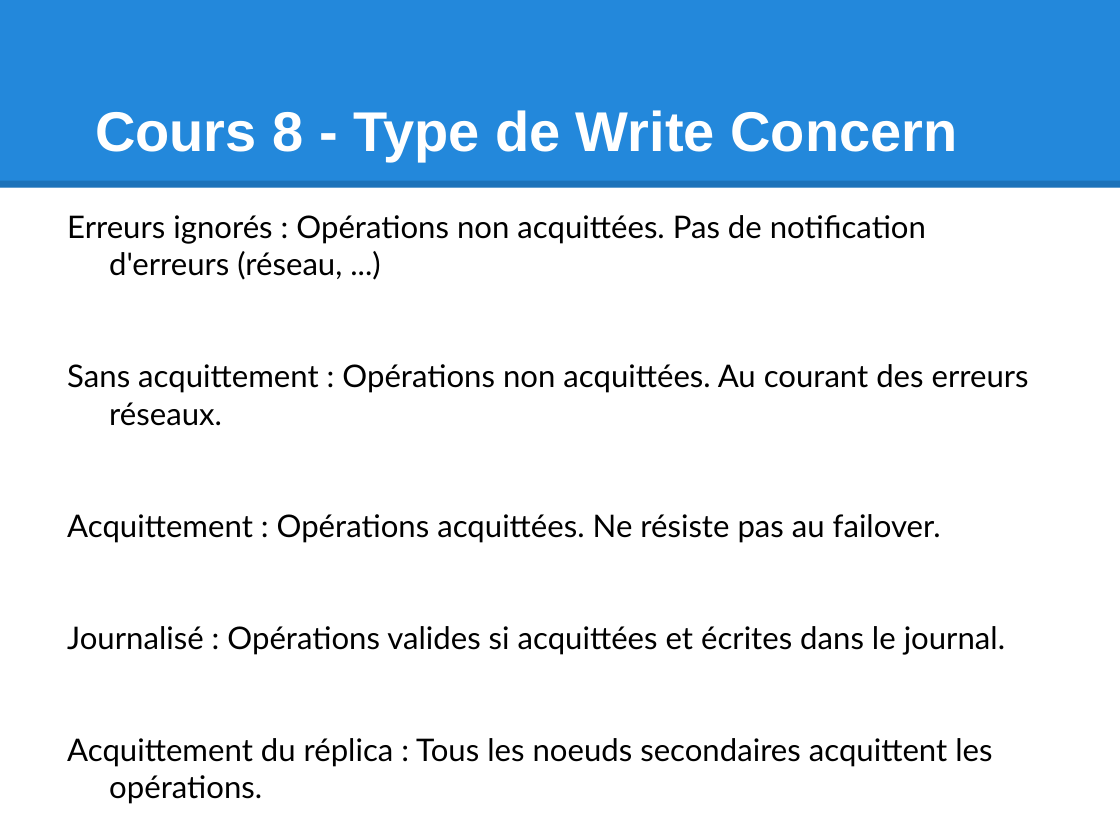
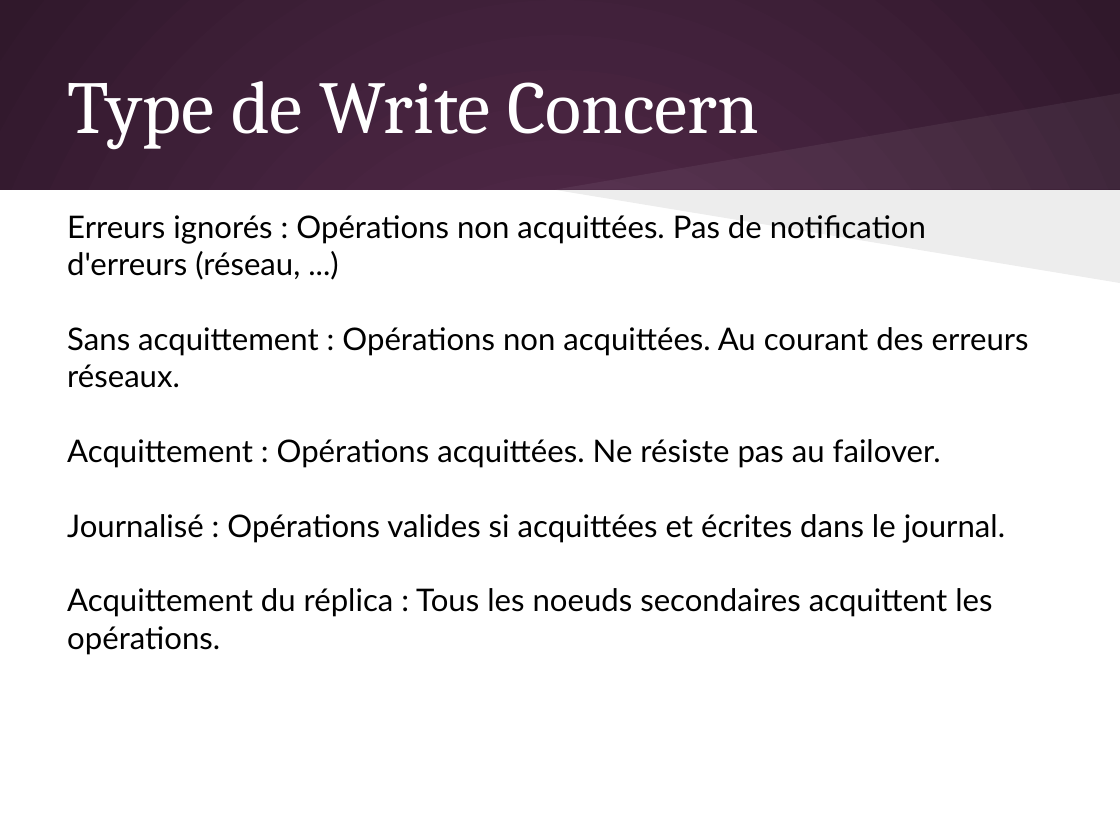
Before and after one commit to olivier-pitton/dant, a slide deck: slide 64 of mongodb/Cours_NoSQL.pptx. Drawn at 1120x840 pixels with LibreOffice and Linux fonts; fonts in the diff are those of the drawing. Boxes give left, top, right and bottom in pixels: in the first picture for what was removed or moved away, otherwise in the second. Text is boxed around its words. In the diff, an @@ line names an element or a change of style, - is before the commit and + after.

```diff
--- a/mongodb/Cours_NoSQL.pptx
+++ b/mongodb/Cours_NoSQL.pptx
@@ background #FFFFFF to gradient #592D50 to #30182B @@
@@ rectangle removed at [0, 0, 1120, 188] @@
@@ title "Type de Write Concern" at [67, 81, 759, 149]: vertical alignment bottom to middle @@
@@ title at [67, 81, 759, 149]: text changed; size 36 to 48 pt; font Arial to Cambria; bold off @@
-Cours 8 - Type de Write Concern
+Type de Write Concern
@@ freeform shape added at [554, 93, 1120, 189], fill #FFFFFF at 6% opacity @@
@@ line removed from (0, 184) to (1120, 184) @@
@@ rectangle added at [0, 190, 1120, 840], fill #FFFFFF @@
@@ text "Erreurs ignorés : Opérations non ..." at [67, 215, 1029, 654]: indent changed; less space between paragraphs @@
@@ freeform shape added at [554, 189, 1120, 282], fill #000000 at 7% opacity @@
```
Also in this commit, not shown: 79 other slides changed, 1 other file.
